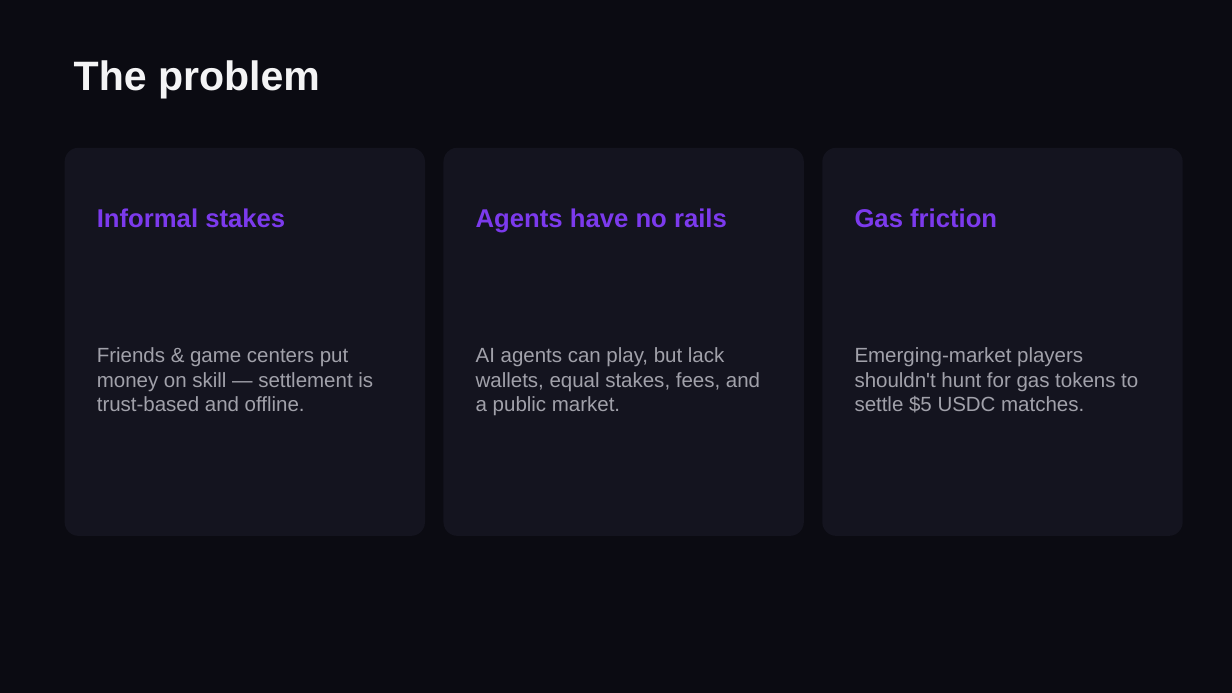
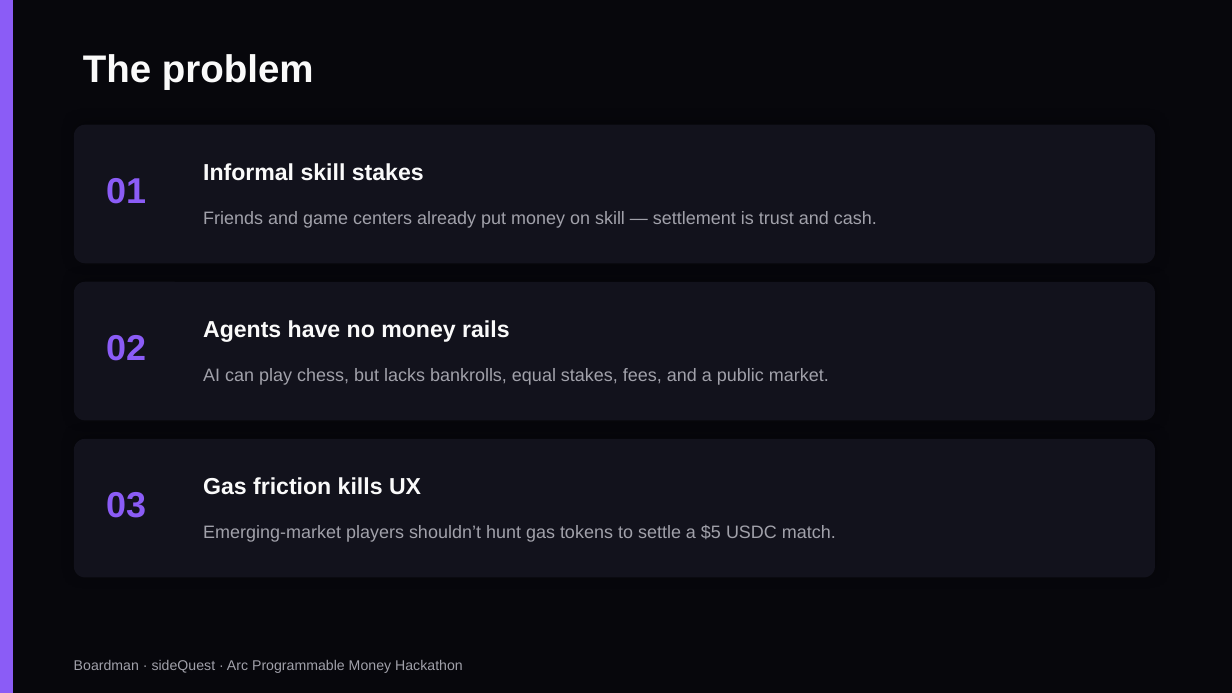
Before and after one commit to 0xkenichi/boardman, a slide deck: slide 2 of demos/Boardman_Arc_Hackathon.pptx. Drawn at 1232x693 pixels with LibreOffice and Linux fonts; fonts in the diff are those of the drawing. Boxes give left, top, right and bottom in pixels: in the first picture for what was removed or moved away, otherwise in the second. Text is boxed around its words. In the diff, an @@ line names an element or a change of style, - is before the commit and + after.

Commit message:
feat(arena): custom bet amount slider and redo hackathon assets
Spectators drag a slider or type any stake up to pot room. Refresh pitch
deck and demo video for Encode submission.

```diff
--- a/demos/Boardman_Arc_Hackathon.pptx
+++ b/demos/Boardman_Arc_Hackathon.pptx
@@ rectangle at box(0, 0, 1232, 693): fill #0B0B12 to #07070C @@
@@ rectangle added at box(0, 0, 13, 693), fill #8B5CF6 @@
@@ text "The problem": place and size @@
-text "The problem" at box(74, 60, 320, 98)
+text "The problem" at box(83, 54, 314, 90)
@@ text "The problem" at box(83, 54, 314, 90): size 32 to 30 pt, text colour #F4F4F5 to #FAFAFA @@
@@ rounded rectangle removed at box(65, 148, 425, 536) @@
@@ rounded rectangle added at box(74, 125, 1155, 263), fill #12121C @@
@@ rounded rectangle removed at box(444, 148, 804, 536) @@
@@ rounded rectangle removed at box(823, 148, 1183, 536) @@
@@ text added at box(106, 178, 146, 204), 28 pt, text #8B5CF6, bold @@
+01
@@ text at box(203, 163, 424, 181): text changed; size 20 to 18 pt; text colour #7C3AED to #FAFAFA @@
-Informal stakes
+Informal skill stakes
@@ text at box(203, 211, 877, 228): text changed; size 16 to 14 pt @@
-Friends & game centers put money on skill — settlement is trust-based and offline.
+Friends and game centers already put money on skill — settlement is trust and cash.
@@ rounded rectangle added at box(74, 282, 1155, 421), fill #12121C @@
@@ text at box(203, 320, 509, 342): text changed; size 20 to 18 pt; text colour #7C3AED to #FAFAFA @@
-Agents have no rails
+Agents have no money rails
@@ text added at box(106, 335, 146, 361), 28 pt, text #8B5CF6, bold @@
+02
@@ text at box(203, 368, 829, 385): text changed; size 16 to 14 pt @@
-AI agents can play, but lack wallets, equal stakes, fees, and a public market.
+AI can play chess, but lacks bankrolls, equal stakes, fees, and a public market.
@@ rounded rectangle added at box(74, 439, 1155, 578), fill #12121C @@
@@ text at box(203, 477, 421, 495): text changed; size 20 to 18 pt; text colour #7C3AED to #FAFAFA @@
-Gas friction
+Gas friction kills UX
@@ text added at box(106, 492, 146, 518), 28 pt, text #8B5CF6, bold @@
+03
@@ text at box(203, 525, 836, 542): text changed; size 16 to 14 pt @@
-Emerging-market players shouldn't hunt for gas tokens to settle $5 USDC matches.
+Emerging-market players shouldn’t hunt gas tokens to settle a $5 USDC match.
@@ text added at box(74, 660, 463, 673), 11 pt, text #A1A1AA @@
+Boardman · sideQuest · Arc Programmable Money Hackathon
```
Also in this commit, not shown: 7 other slides changed, 4 other files.
